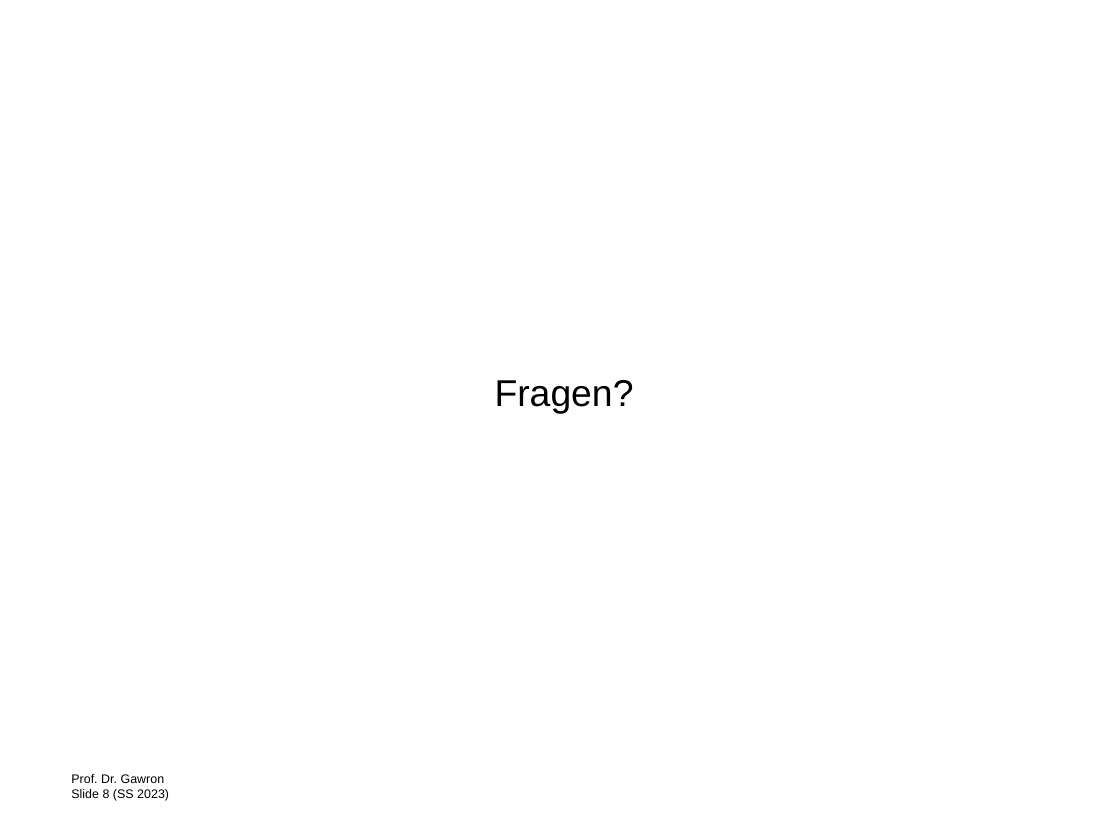
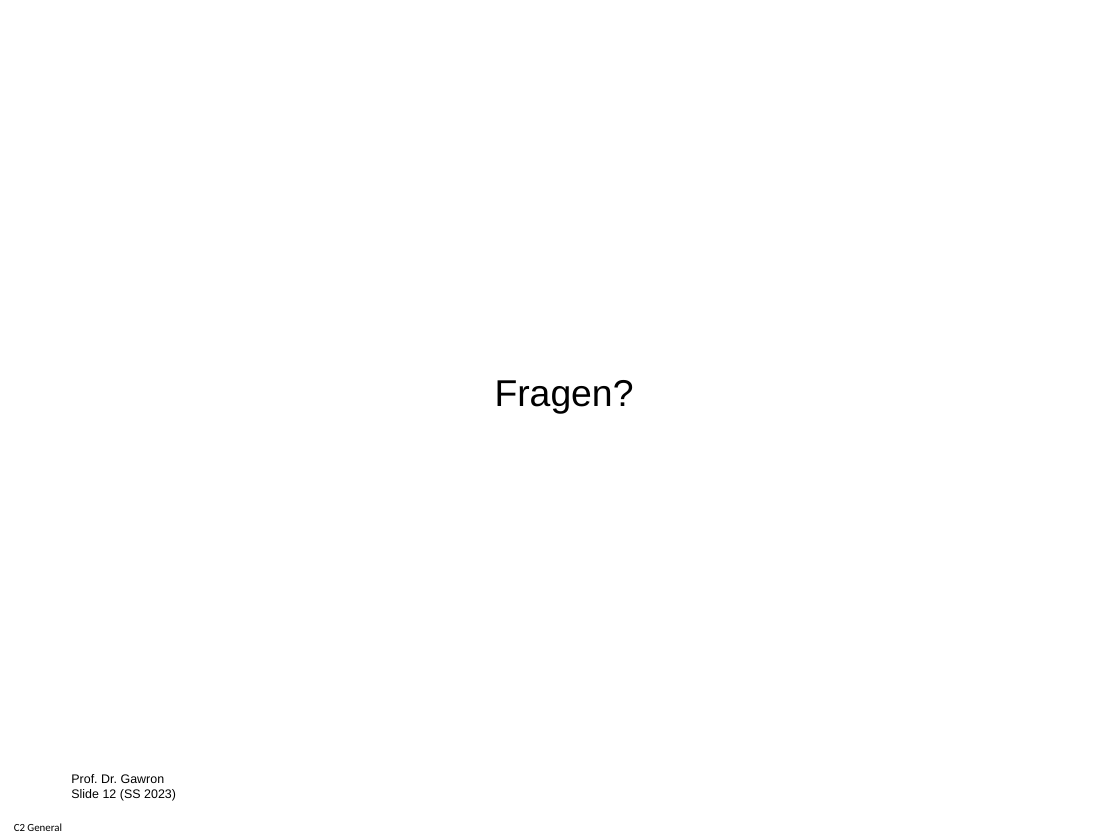
Before and after one commit to lucajanas/web-mining, a slide deck: slide 12 of InterimPresentation.pptx (slide 8 before the commit). Drawn at 1120x840 pixels with LibreOffice and Linux fonts; fonts in the diff are those of the drawing; background and template pictures are left out. Boxes give left, top, right and bottom in pixels: in the first picture for what was removed or moved away, otherwise in the second. Text is boxed around its words. In the diff, an @@ line names an element or a change of style, - is before the commit and + after.

```diff
--- a/InterimPresentation.pptx
+++ b/InterimPresentation.pptx
@@ text at (71,774,176,801): text changed @@
-Prof. Dr. Gawron
-Slide 8 (SS 2023)
+Prof. Dr. Gawron
+Slide 12 (SS 2023)
@@ text added at (14,823,62,831), 7 pt, text #000000 @@
+C2 General
```
Also in this commit, not shown: 7 other slides changed, 4 slides added.
